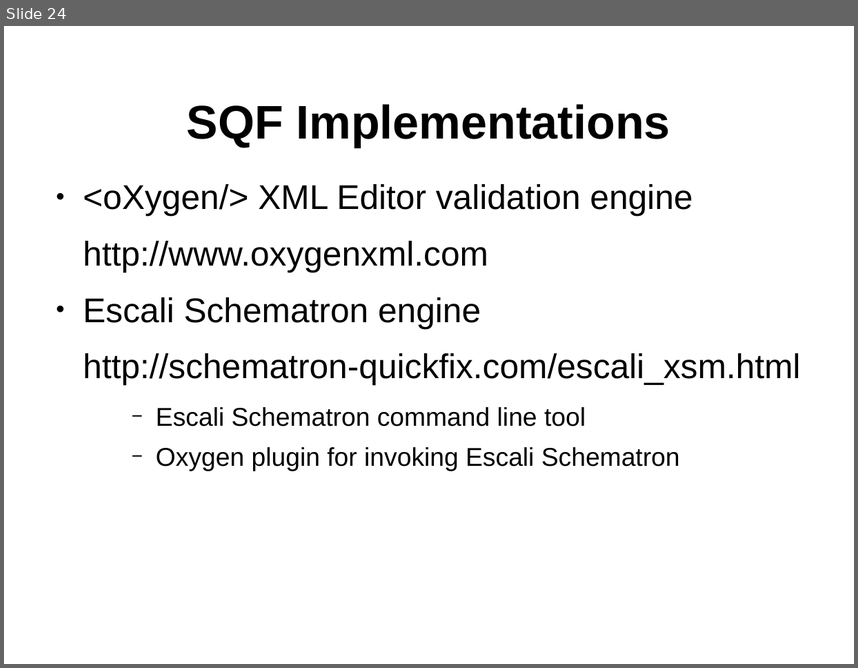
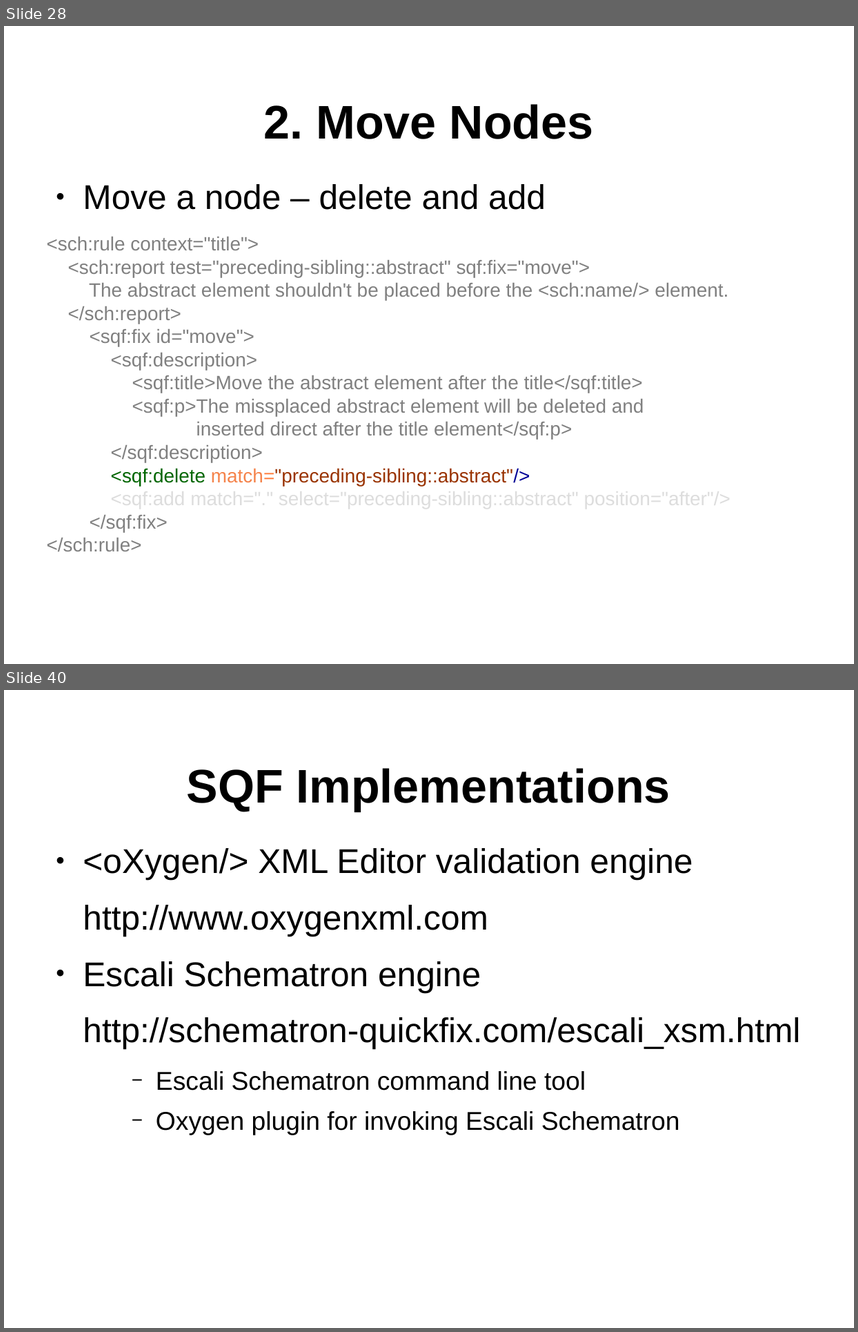
Before and after one commit to octavianN/Schematron-QuickFix-Language-Presentation, a slide deck: Final/SQF.odp. Shown one above the other, each under a label of ours: slide 24 before the commit, slides 28 and 40 after it; the slides between them are not shown. The pictures are 858x668 and 858x1332 pixels, drawn with LibreOffice and Linux fonts; fonts in the diff are those of the drawing; background and template pictures are left out. Boxes give left, top, right and bottom in pixels: in the first picture for what was removed or moved away, otherwise in the second. Text is boxed around its words. In the diff, an @@ line names an element or a change of style, - is before the commit and + after.

```diff
--- a/Final/SQF.odp
+++ b/Final/SQF.odp
@@ slide 28 added at <box>4,26,854,664</box>, background #FFFFFF; not listed: 1 template element that a slide beside it also shows @@
@@ title added at <box>264,104,594,139</box>, 44 pt, text #000000, bold @@
+2. Move Nodes
@@ text added at <box>47,184,728,551</box>, 18 pt, text #808080 @@
+● Move a node – delete and add
+<sch:rule context="title">
+<sch:report test="preceding-sibling::abstract" sqf:fix="move">
+The abstract element shouldn't be placed before the <sch:name/> element.
+</sch:report>
+<sqf:fix id="move">
+<sqf:description>
+<sqf:title>Move the abstract element after the title</sqf:title>
+<sqf:p>The missplaced abstract element will be deleted and
+inserted direct after the title element</sqf:p>
+</sqf:description>
+<sqf:delete match="preceding-sibling::abstract"/>
+<sqf:add match="." select="preceding-sibling::abstract" position="after"/>
+</sqf:fix>
+</sch:rule>
@@ what was slide 24 is now slide 40 @@
```
Also in this commit, not shown: 8 slides changed, 16 other slides added, 1 slide removed, 2 other files.
